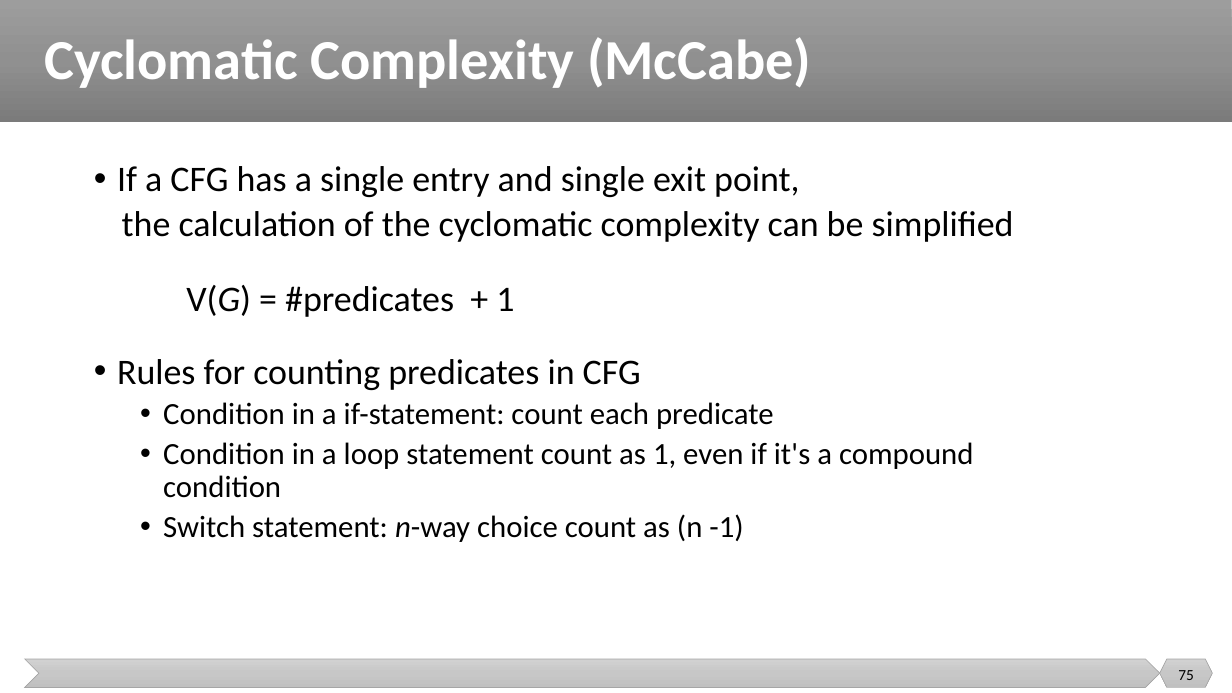
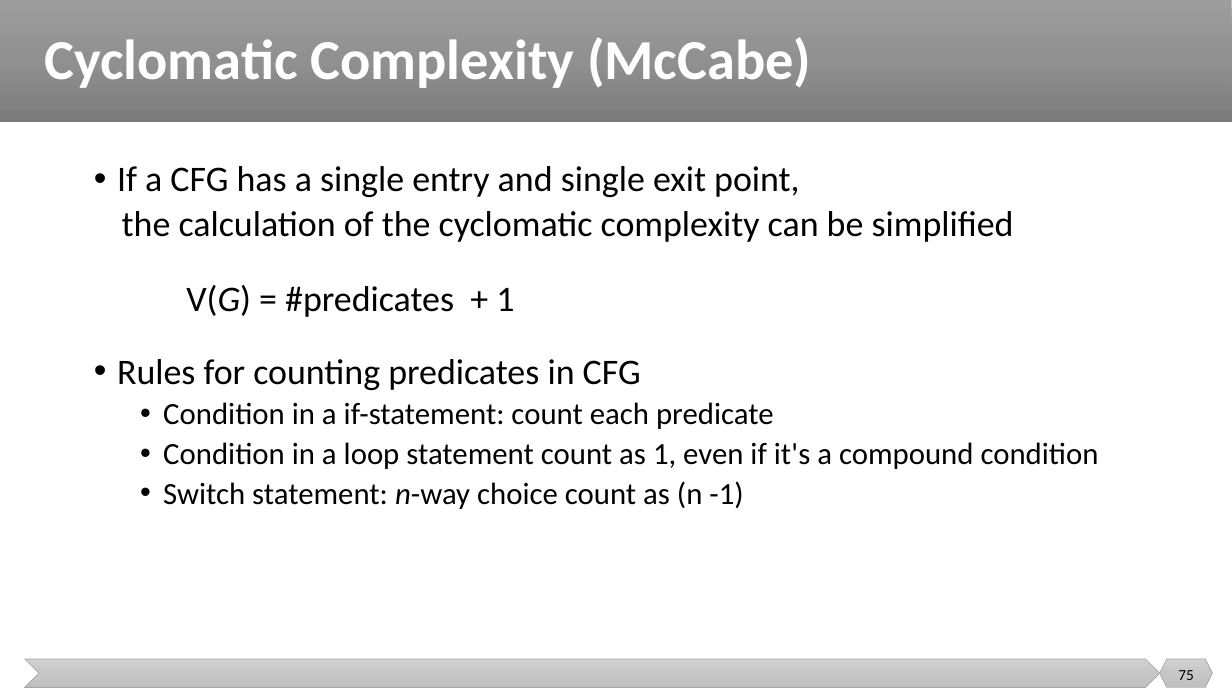
Before and after one commit to malenezi/malenezi, a slide deck: slide 75 of SE401/Lectures/7-Test Design Techniques/Structural Testing.pptx. Drawn at 1232x693 pixels with LibreOffice and Linux fonts; fonts in the diff are those of the drawing. Boxes give left, top, right and bottom in pixels: in the first picture for what was removed or moved away, otherwise in the second. Text is boxed around its words. In the diff, an @@ line names an element or a change of style, - is before the commit and + after.

```diff
--- a/SE401/Lectures/7-Test Design Techniques/Structural Testing.pptx
+++ b/SE401/Lectures/7-Test Design Techniques/Structural Testing.pptx
@@ text "If a CFG has a ..." rewrapped from bbox=[117, 166, 1014, 542] to bbox=[117, 166, 1099, 509] @@
```
Also in this commit, not shown: 2 other slides changed.
